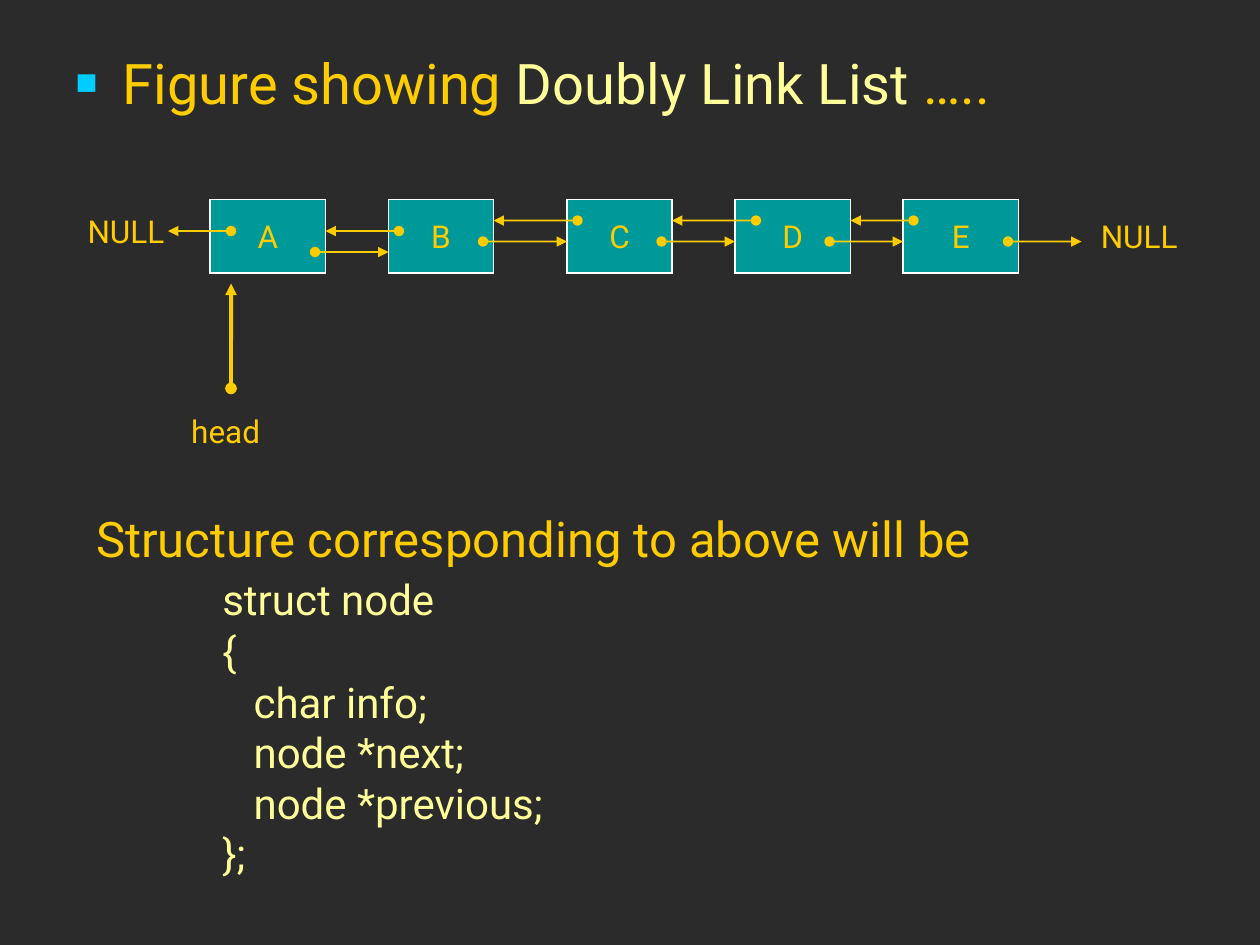
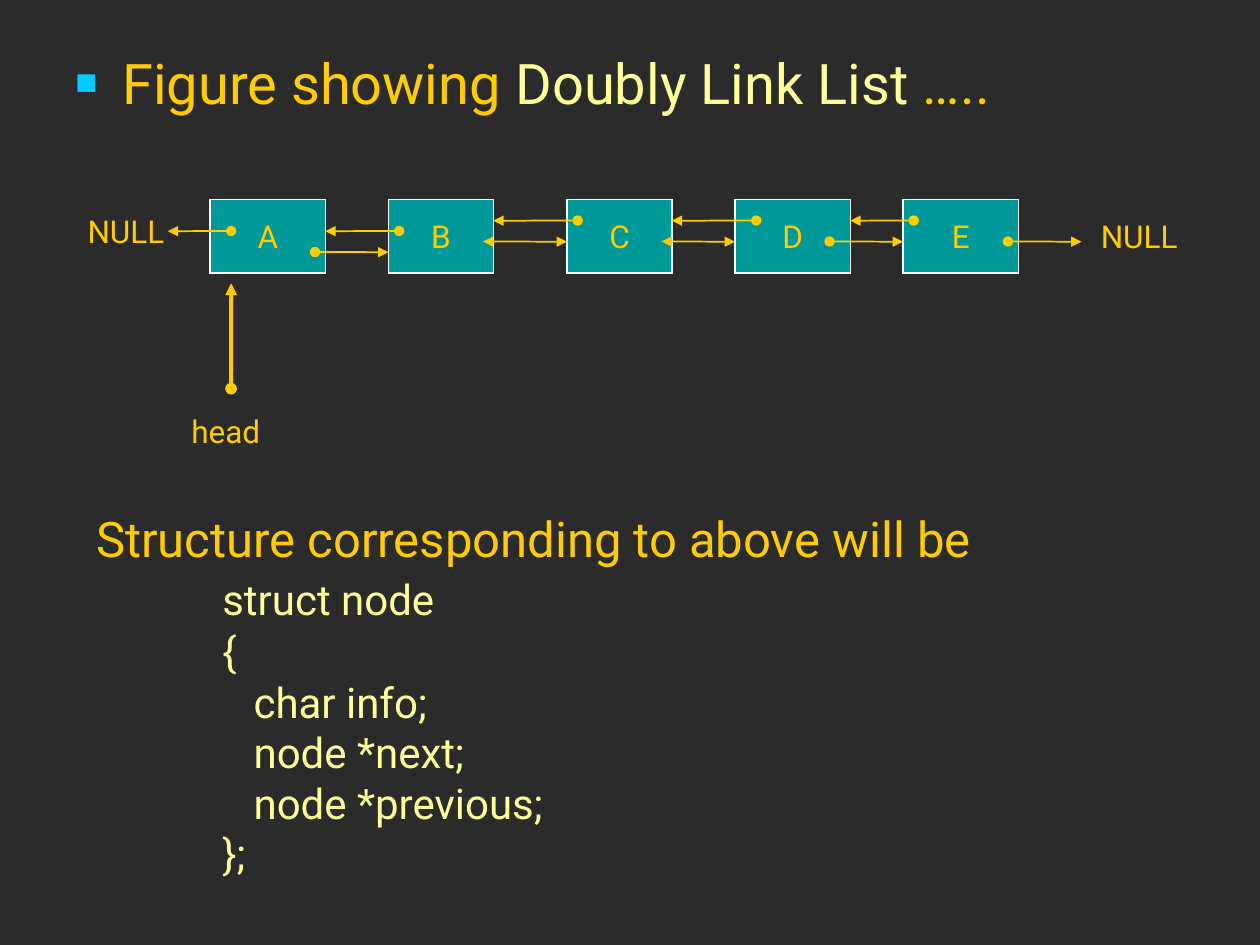
Before and after one commit to aetooc/Data-Structures, a slide deck: slide 3 of Resources/Lecture 4.ppt. Drawn at 1260x945 pixels with LibreOffice and Linux fonts; fonts in the diff are those of the drawing; background and template pictures are left out; a plain dark background stands for a picture behind light text. Boxes give left, top, right and bottom in pixels: in the first picture for what was removed or moved away, otherwise in the second. Text is boxed around its words. In the diff, an @@ line names an element or a change of style, - is before the commit and + after.

```diff
--- a/Resources/Lecture 4.ppt
+++ b/Resources/Lecture 4.ppt
@@ text "Figure showing Doubly Link List ..." at box(122, 62, 908, 116): indent changed @@
@@ double arrow (483, 242) - (567, 242): arrowheads changed @@
@@ double arrow (662, 242) - (735, 242): arrowheads changed @@
```
Also in this commit, not shown: 9 other slides changed, 2 other files.
